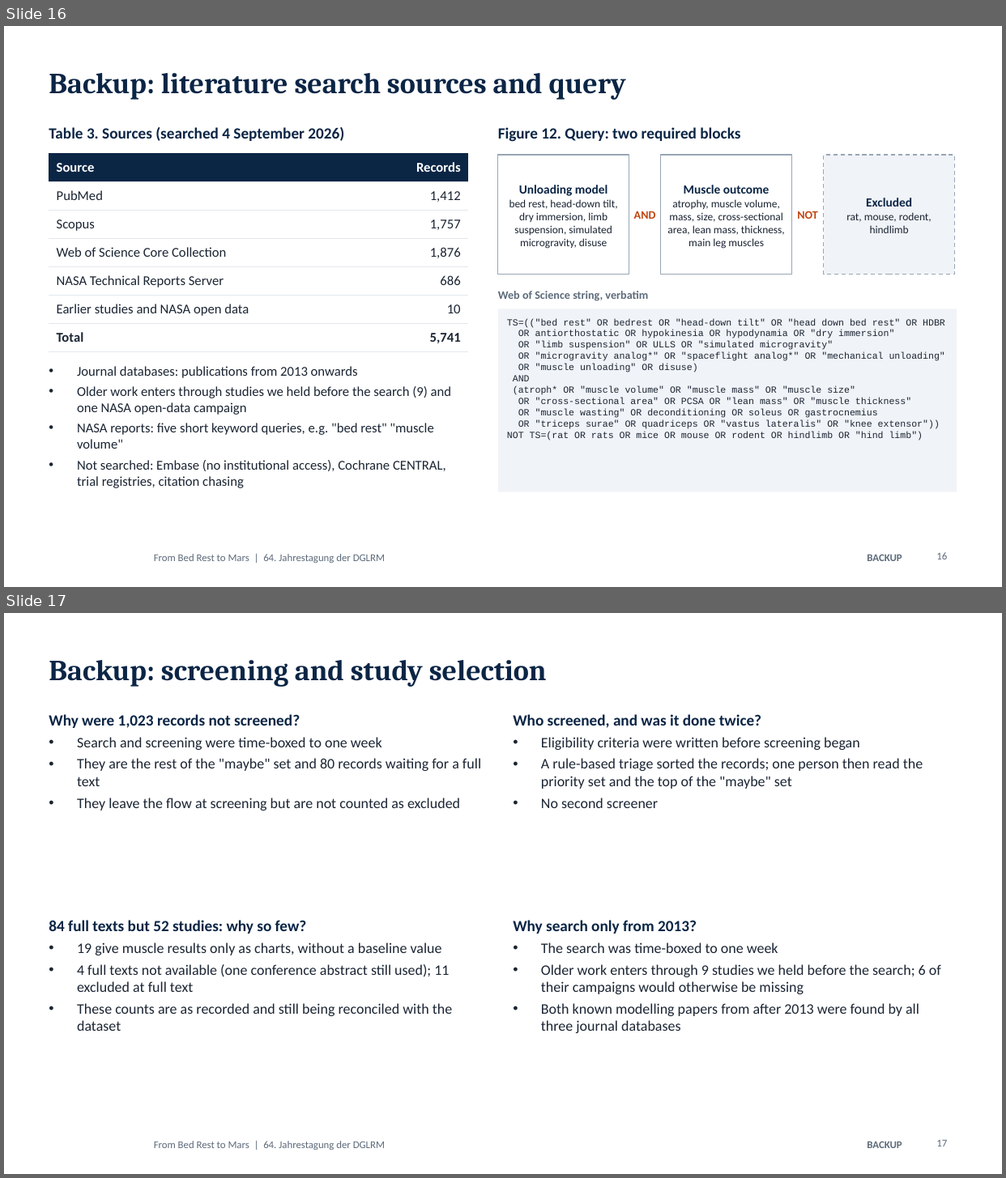
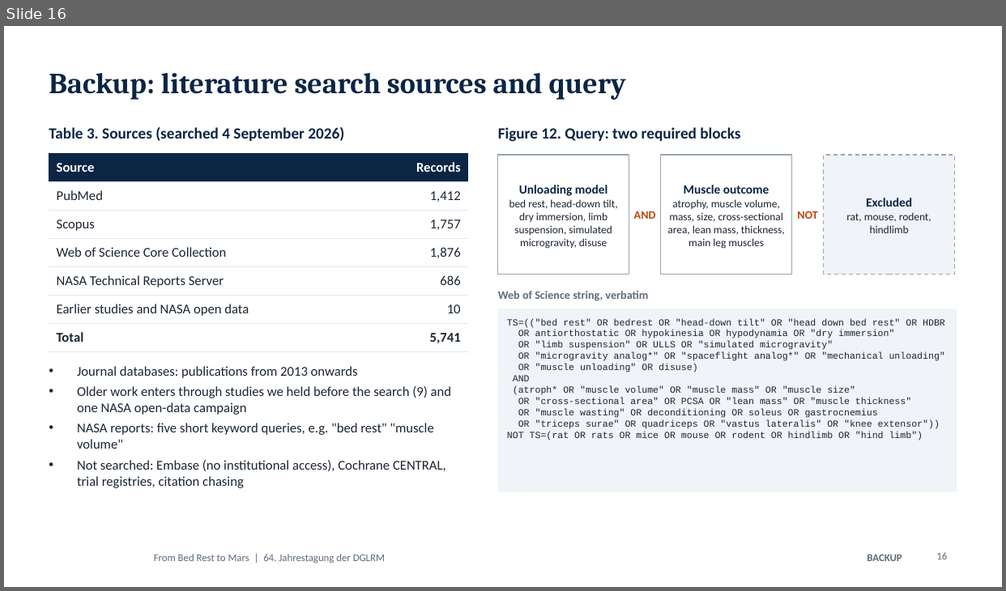
Before and after one commit to MiladBahariQaragoz/BedrestToMars, a slide deck: presentation/bed-rest-to-mars-talk.pptx. Shown one above the other, each under a label of ours: slides 16 and 17 before the commit, slide 16 after it. The pictures are 1006x1178 and 1006x591 pixels, drawn with LibreOffice and Linux fonts; fonts in the diff are those of the drawing; background and template pictures are left out. Boxes give left, top, right and bottom in pixels: in the first picture for what was removed or moved away, otherwise in the second. Text is boxed around its words. In the diff, an @@ line names an element or a change of style, - is before the commit and + after.

```diff
--- a/presentation/bed-rest-to-mars-talk.pptx
+++ b/presentation/bed-rest-to-mars-talk.pptx
@@ slide 17 removed at [4, 613, 1002, 1174], background #FFFFFF; not listed: 1 template element that a slide beside it also shows @@
@@ title removed at [49, 660, 547, 687] @@
-Backup: screening and study selection
@@ text removed at [49, 714, 481, 811] @@
-Why were 1,023 records not screened?
-• Search and screening were time-boxed to one week
-• They are the rest of the "maybe" set and 80 records waiting for a full text
-• They leave the flow at screening but are not counted as excluded
@@ text removed at [513, 714, 923, 808] @@
-Who screened, and was it done twice?
-• Eligibility criteria were written before screening began
-• A rule-based triage sorted the records; one person then read the priority set and the top of the "maybe" set
-• No second screener
@@ text removed at [49, 920, 452, 1031] @@
-84 full texts but 52 studies: why so few?
-• 19 give muscle results only as charts, without a baseline value
-• 4 full texts not available (one conference abstract still used); 11 excluded at full text
-• These counts are as recorded and still being reconciled with the dataset
@@ text removed at [513, 920, 941, 1033] @@
-Why search only from 2013?
-• The search was time-boxed to one week
-• Older work enters through 9 studies we held before the search; 6 of their campaigns would otherwise be missing
-• Both known modelling papers from after 2013 were found by all three journal databases
@@ text removed at [867, 1141, 901, 1148] @@
-BACKUP
@@ page number removed at [936, 1140, 947, 1147] @@
-17
```
Also in this commit, not shown: 1 slide changed, 4 other files.
